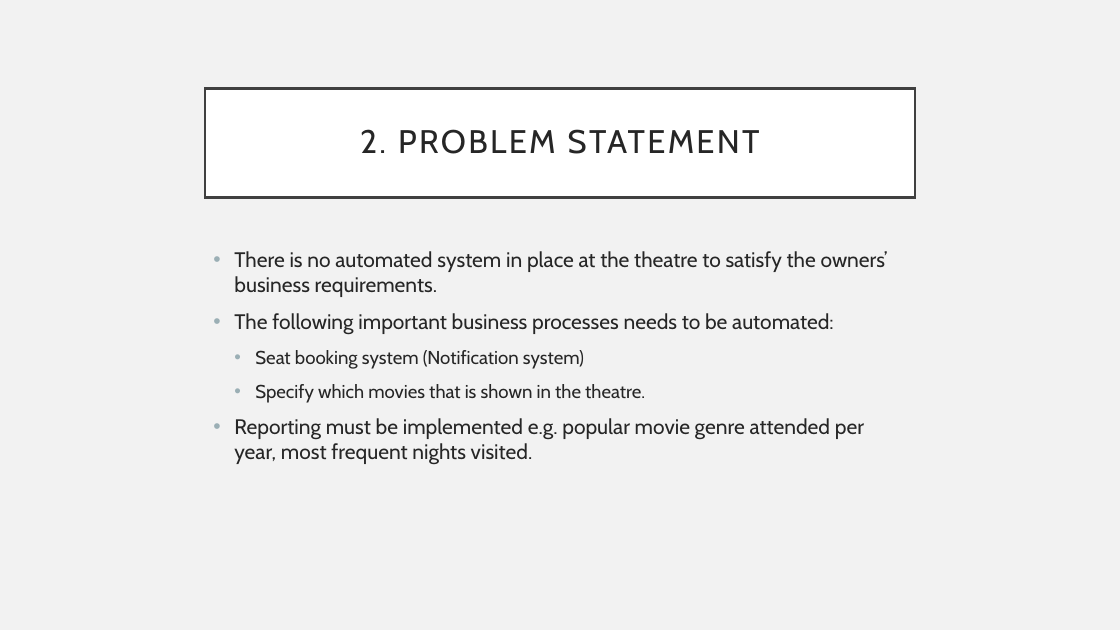
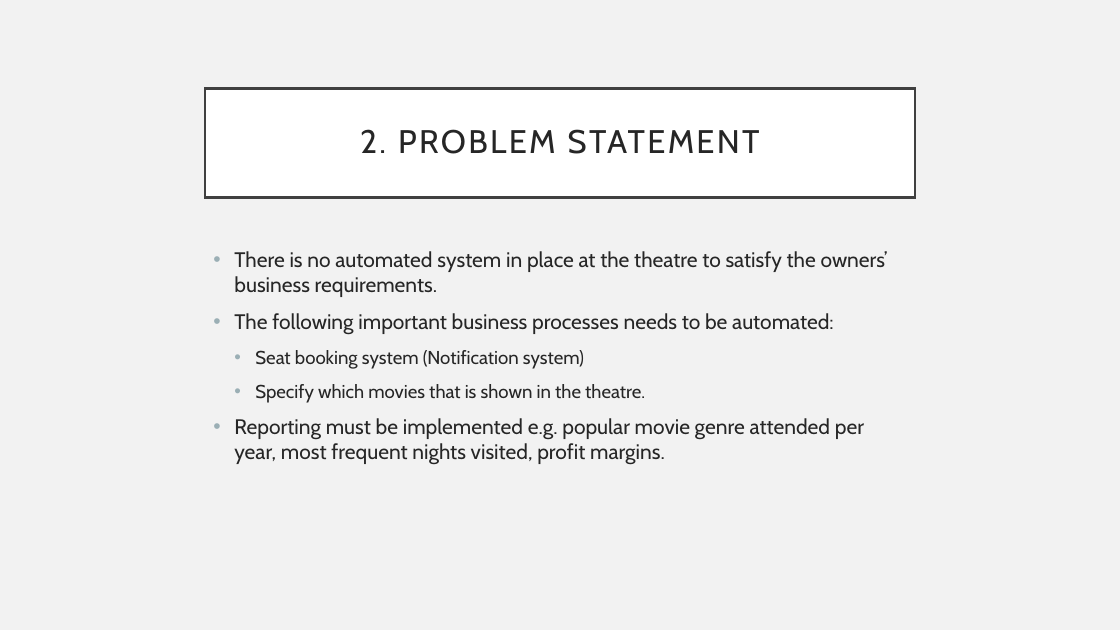
Before and after one commit to Jeaninjeanz/CMPG213, a slide deck: slide 4 of Powerpoint Version 2.pptx. Drawn at 1120x630 pixels with LibreOffice and Linux fonts; fonts in the diff are those of the drawing. Boxes give left, top, right and bottom in pixels: in the first picture for what was removed or moved away, otherwise in the second. Text is boxed around its words. In the diff, an @@ line names an element or a change of style, - is before the commit and + after.

Commit message:
Moderated files
Simply checked spelling (which was fine) and fixed a few small grammar errors. Also some layout issues with powerpoint, but nothing major

```diff
--- a/Powerpoint Version 2.pptx
+++ b/Powerpoint Version 2.pptx
@@ text at bbox=[234, 418, 864, 465]: text changed @@
-• Reporting must be implemented e.g. popular movie genre attended per year, most frequent nights visited.
+• Reporting must be implemented e.g. popular movie genre attended per year, most frequent nights visited, profit margins.
```
Also in this commit, not shown: 8 other slides changed.
